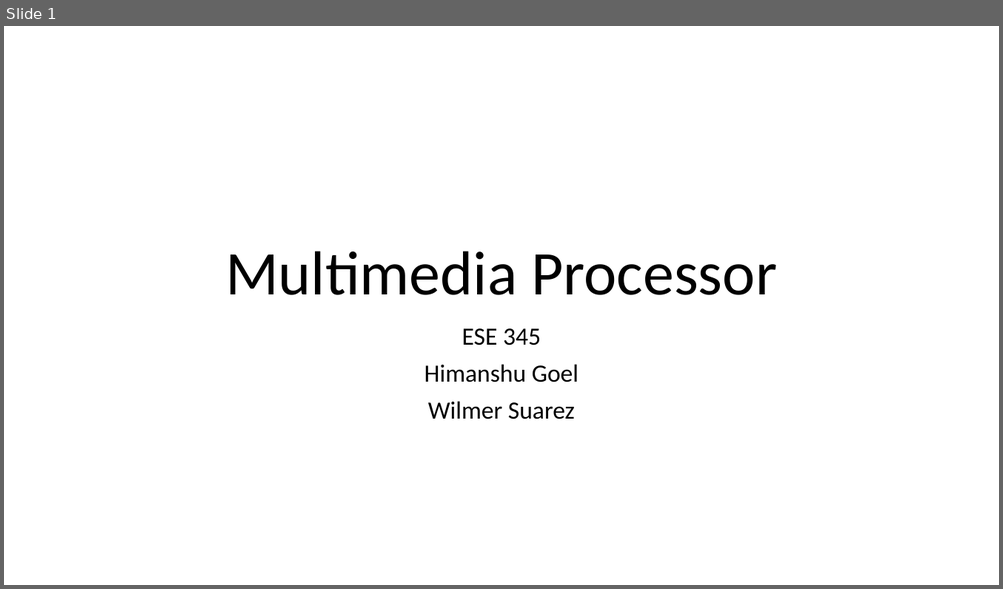
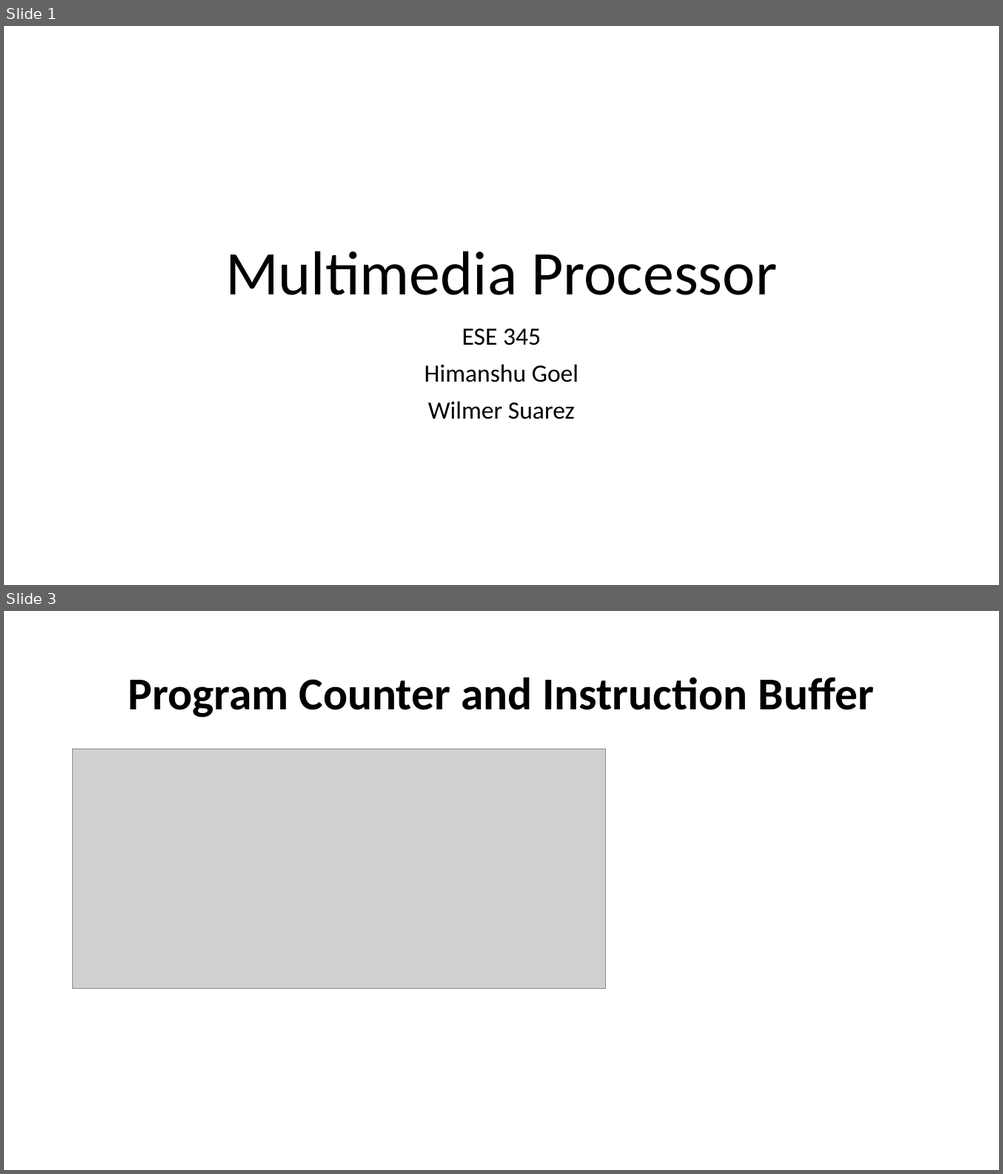
Before and after one commit to WilmerSuarez/Multimedia_Processor_ESE345, a slide deck: Report___Presentation/Presentation.pptx. Shown one above the other, each under a label of ours: slide 1 before the commit, slides 1 and 3 after it; the slides between them are not shown. The pictures are 1003x589 and 1003x1174 pixels, drawn with LibreOffice and Linux fonts; fonts in the diff are those of the drawing; grey boxes stand for pictures. Boxes give left, top, right and bottom in pixels: in the first picture for what was removed or moved away, otherwise in the second. Text is boxed around its words. In the diff, an @@ line names an element or a change of style, - is before the commit and + after.

```diff
--- a/Report___Presentation/Presentation.pptx
+++ b/Report___Presentation/Presentation.pptx
@@ slide 3 added at [4,611,999,1170], background #FFFFFF @@
@@ title added at [128,677,874,718], 44 pt, text #000000, bold @@
+Program Counter and Instruction Buffer
@@ picture added at [73,749,606,989] @@
```
Also in this commit, not shown: 14 other slides added, 1 slide removed, 13 other files.
